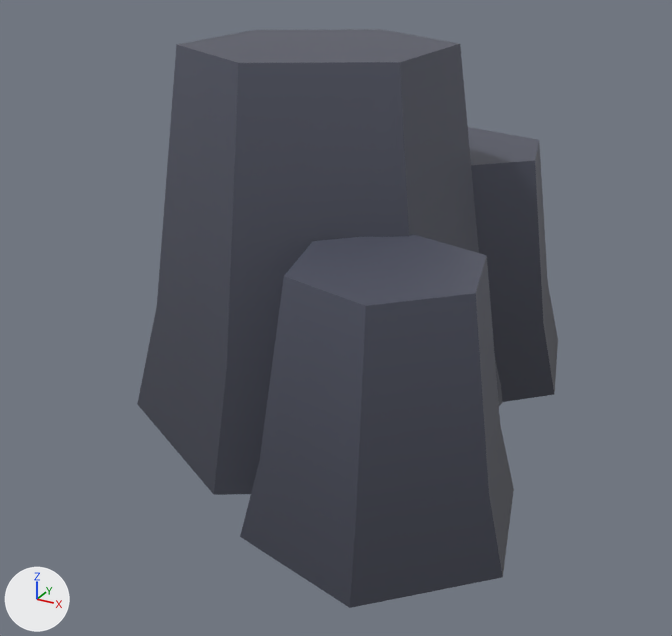
Before and after pictures for a commit that changed the FBX model Assets/3D Assets/kenney_graveyard-kit/rocks-tall.fbx.
Camera for both pictures: a camera (50 mm lens) standing at (0.709, -1.253, 0.769) and looking at (0.027, -0.013, 0.149). Arrows for +X, +Y and +Z are at lower left; the lights stay in place. Where no turn or scale is listed for an object, it has been applied to the vertices.

Names of what the first picture shows: 'rocks_tall'.
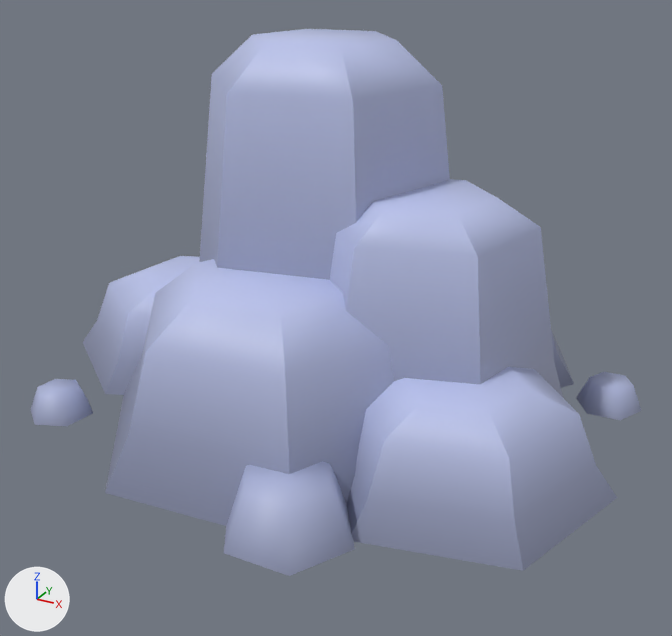
Edits to the bpy script that builds the scene:
```text
Change me_scene:
    used by ob_rocks_tall; location = (0.0, 0.0, 0.0)
    remove me_scene.from_pydata(...)  # 72 vertices, 128 faces; spans x -0.429..0.438, y -0.468..0.461, z 0.0..0.59
    add me_scene.from_pydata(...)  # 204 vertices, 364 faces; spans x -0.51..0.523, y -0.455..0.565, z 0.0..0.588
    me_scene part 1: a new loose piece, a 6-sided cut cone along z (radius 0.099 at the low end, 0.065 at the high end) spanning x 0.051..0.249, y -0.455..-0.282, z 0.0..0.08, in mat_colormap (picture img_colormap_png)
    me_scene part 2: a new loose piece, a 6-sided cut cone along z (radius 0.054 at the low end, 0.036 at the high end) spanning x 0.389..0.498, y 0.139..0.237, z 0.0..0.044, in mat_colormap (picture img_colormap_png)
    me_scene part 3: a new loose piece, a 6-sided cut cone along z (radius 0.054 at the low end, 0.036 at the high end) spanning x -0.401..-0.301, y -0.331..-0.223, z 0.0..0.044, in mat_colormap (picture img_colormap_png)
    me_scene part 4: the loose piece of 18 vertices spanning x -0.093..0.353, y 0.015..0.461, z 0.0..0.398 is rebuilt with 24 vertices and now spans x -0.085..0.373, y 0.041..0.451, z 0.0..0.157
    me_scene part 5: the loose piece of 18 vertices spanning x -0.256..0.284, y -0.353..0.271, z 0.0..0.59 is rebuilt with 24 vertices and now spans x -0.299..0.24, y -0.215..0.31, z 0.0..0.588
    me_scene part 6: a new loose piece of 24 vertices spanning x 0.076..0.523, y -0.354..0.085, z 0.0..0.157, in mat_colormap (picture img_colormap_png)
    me_scene part 7: a new loose piece of 24 vertices spanning x -0.061..0.411, y -0.242..0.244, z 0.0..0.377, in mat_colormap (picture img_colormap_png)
    me_scene part 8: a new loose piece of 24 vertices spanning x -0.51..-0.087, y -0.195..0.259, z 0.0..0.157, in mat_colormap (picture img_colormap_png)
    me_scene part 9: a new loose piece of 24 vertices spanning x -0.3..0.297, y -0.425..0.121, z 0.0..0.265, in mat_colormap (picture img_colormap_png)
    me_scene part 10
    36 vertices are removed from x -0.429..0.438, y -0.468..0.396, z 0.0..0.366
    64 faces are deleted
    me_scene part 11: the surface is now shaded smooth
```

Where the change shows, as pixel boxes [x1, y1, x2, y2] in the pictures (672 x 636 px):
'rocks_tall', reshaped (45% wider): before [137, 29, 558, 608]; after [31, 29, 641, 576]
part 1 of me_scene, added (blue): after [224, 462, 355, 576]
part 2 of me_scene, added (blue): after [576, 372, 641, 420]
part 3 of me_scene, added (blue): after [31, 379, 93, 426]
part 4 of me_scene, rebuilt: before [468, 127, 558, 402]; after [551, 330, 574, 388]
part 5 of me_scene, rebuilt: before [137, 29, 503, 495]; after [199, 29, 450, 280]
part 6 of me_scene, added (blue): after [346, 367, 617, 571]
part 7 of me_scene, added (blue): after [330, 179, 563, 397]
part 8 of me_scene, added (blue): after [83, 256, 200, 395]
part 9 of me_scene, added (blue): after [105, 259, 394, 526]
part 10 of me_scene, deleted: before [240, 234, 514, 608]
